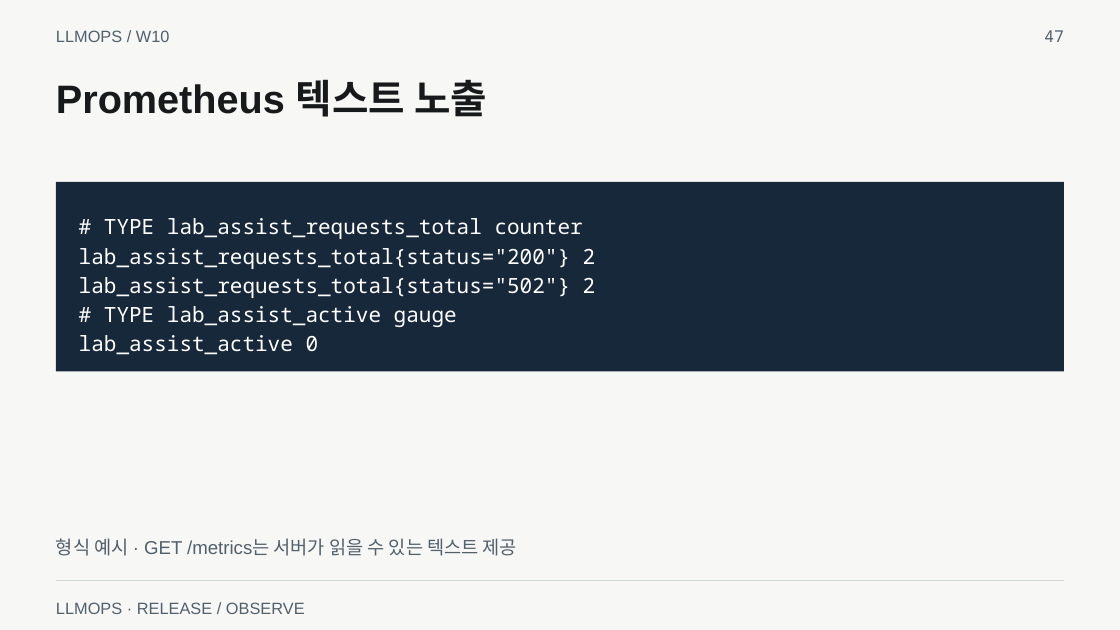
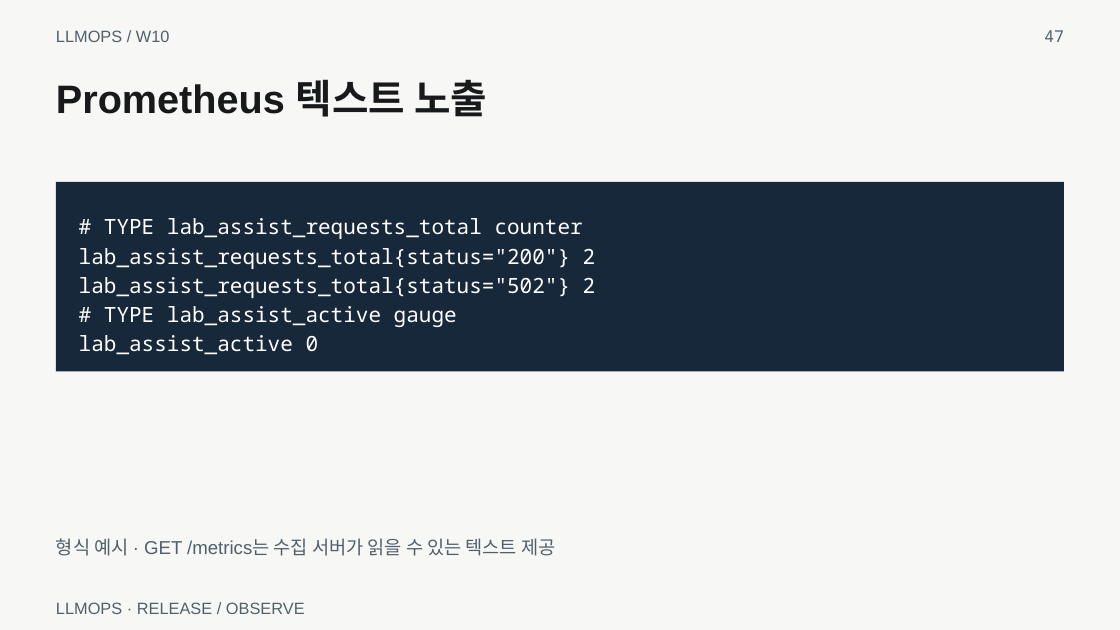
Before and after one commit to smilesjcha/llmops-16week, a slide deck: slide 47 of week10/lecture/10_week10_observable_deployment.pptx. Drawn at 1120x630 pixels with LibreOffice and Linux fonts; fonts in the diff are those of the drawing. Boxes give left, top, right and bottom in pixels: in the first picture for what was removed or moved away, otherwise in the second. Text is boxed around its words. In the diff, an @@ line names an element or a change of style, - is before the commit and + after.

```diff
--- a/week10/lecture/10_week10_observable_deployment.pptx
+++ b/week10/lecture/10_week10_observable_deployment.pptx
@@ text at (x1=56, y1=538, x2=555, y2=556): text changed @@
-형식 예시 · GET /metrics는 서버가 읽을 수 있는 텍스트 제공
+형식 예시 · GET /metrics는 수집 서버가 읽을 수 있는 텍스트 제공
@@ rectangle removed at (x1=56, y1=581, x2=1065, y2=581) @@
```
Also in this commit, not shown: 70 other slides changed, 5 slides added, 1 slide removed, 20 other files.
